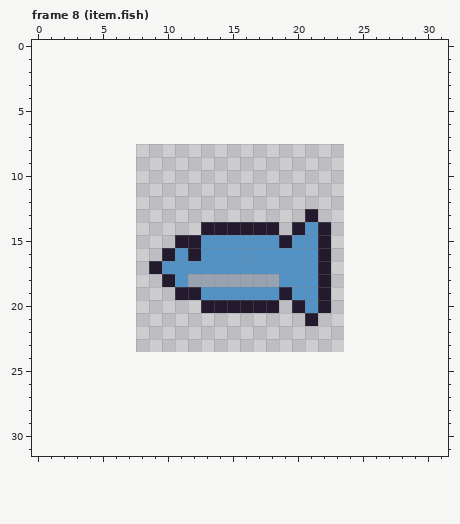
Two versions of one pixel-art file, build/aseprite/items.aseprite. The first picture shows the starting point.
16x16 pixels, 15 frames. Shown: frame 8 (item.fish). The old version is drawn lined up with the new one, on the new canvas. The commit also changed other frames, which this record leaves out.
The same view after the edit:
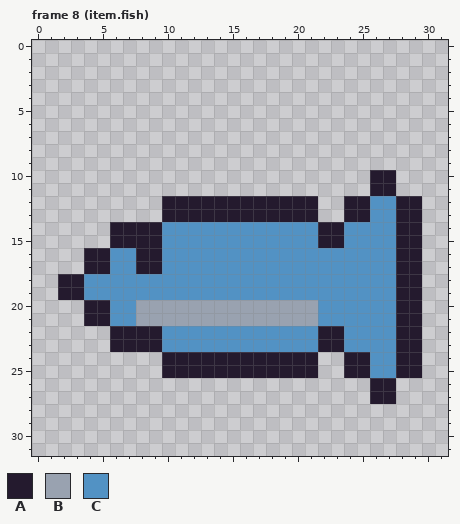
Palette (. is transparent): A #241a2e  B #99a2b0  C #5292c4
Diff:
{"change": "canvas 16x16 -> 32x32, the old top-left corner now at 8,8"}
{"where": "frame 8 (item.fish)"}
{"frame":8,"y":10,"x":26,"old":"..","new":"AA"}
{"frame":8,"y":11,"x":26,"old":"..","new":"AA"}
{"frame":8,"y":12,"x":10,"old":"............","new":"AAAAAAAAAAAA"}
{"frame":8,"y":12,"x":24,"old":"......","new":"AACCAA"}
{"frame":8,"y":13,"x":10,"old":"...........","new":"AAAAAAAAAAA"}
{"frame":8,"y":13,"x":24,"old":"......","new":"AACCAA"}
{"frame":8,"y":14,"x":6,"old":".......AAAAAA.A","new":"AAAACCCCCCCCCCC"}
{"frame":8,"y":14,"x":23,"old":".......","new":"ACCCCAA"}
{"frame":8,"y":15,"x":6,"old":".....AA","new":"AAAACCC"}
{"frame":8,"y":15,"x":19,"old":"A","new":"C"}
{"frame":8,"y":15,"x":23,"old":".......","new":"ACCCCAA"}
{"frame":8,"y":16,"x":4,"old":"......A","new":"AACCAAC"}
{"frame":8,"y":16,"x":12,"old":"A","new":"C"}
{"frame":8,"y":16,"x":22,"old":"A.......","new":"CCCCCCAA"}
{"frame":8,"y":17,"x":4,"old":".....","new":"AACCA"}
{"frame":8,"y":17,"x":22,"old":"A.......","new":"CCCCCCAA"}
{"frame":8,"y":18,"x":2,"old":"........A","new":"AACCCCCCC"}
{"frame":8,"y":18,"x":12,"old":"BBBBBBB","new":"CCCCCCC"}
{"frame":8,"y":18,"x":22,"old":"A.......","new":"CCCCCCAA"}
{"frame":8,"y":19,"x":2,"old":".........AA","new":"AACCCCCCCCC"}
{"frame":8,"y":19,"x":19,"old":"A","new":"C"}
{"frame":8,"y":19,"x":22,"old":"A.......","new":"CCCCCCAA"}
{"frame":8,"y":20,"x":4,"old":".........AAAAAA.ACA.......","new":"AACCBBBBBBBBBBBBBBCCCCCCAA"}
{"frame":8,"y":21,"x":4,"old":".................A........","new":"AACCBBBBBBBBBBBBBBCCCCCCAA"}
{"frame":8,"y":22,"x":6,"old":"........................","new":"AAAACCCCCCCCCCCCAACCCCAA"}
{"frame":8,"y":23,"x":6,"old":"........................","new":"AAAACCCCCCCCCCCCAACCCCAA"}
{"frame":8,"y":24,"x":10,"old":"............","new":"AAAAAAAAAAAA"}
{"frame":8,"y":24,"x":24,"old":"......","new":"AACCAA"}
{"frame":8,"y":25,"x":10,"old":"............","new":"AAAAAAAAAAAA"}
{"frame":8,"y":25,"x":24,"old":"......","new":"AACCAA"}
{"frame":8,"y":26,"x":26,"old":"..","new":"AA"}
{"frame":8,"y":27,"x":26,"old":"..","new":"AA"}
